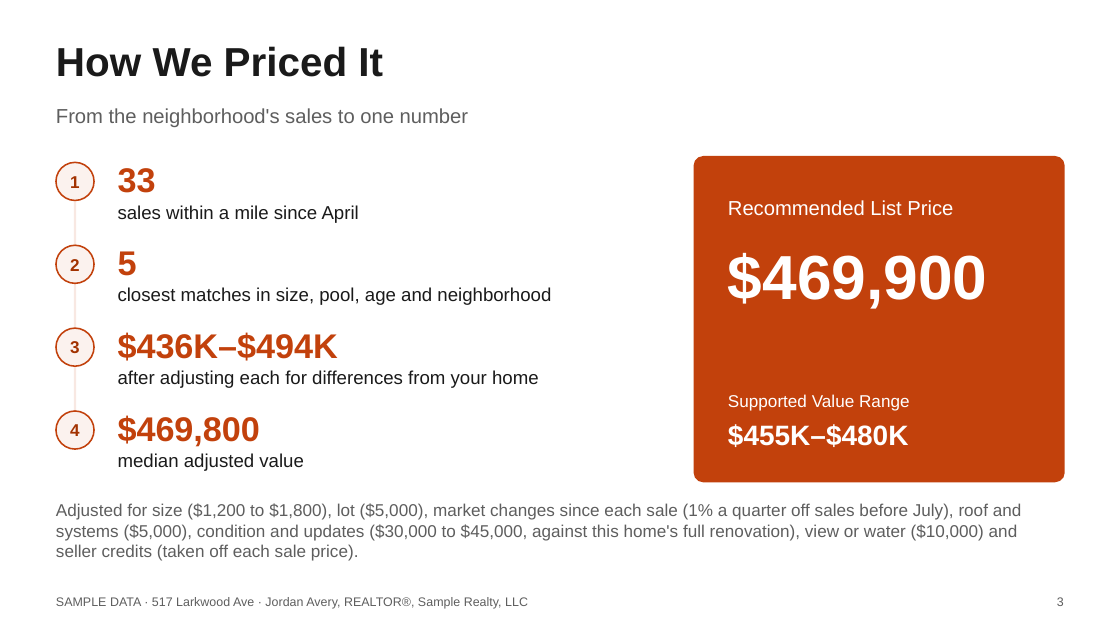
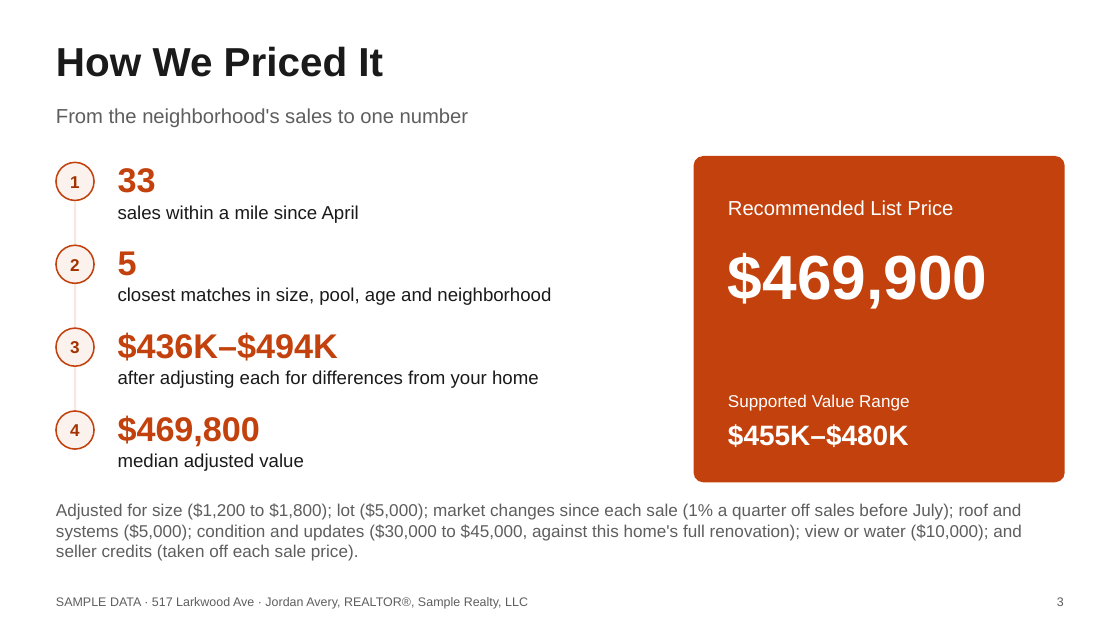
Before and after one commit to axelrivera/real-estate-skills, a slide deck: slide 3 of samples/seller-cma/517-Larkwood-Ave-Listing-Presentation.pptx. Drawn at 1120x630 pixels with LibreOffice and Linux fonts; fonts in the diff are those of the drawing. Boxes give left, top, right and bottom in pixels: in the first picture for what was removed or moved away, otherwise in the second. Text is boxed around its words. In the diff, an @@ line names an element or a change of style, - is before the commit and + after.

```diff
--- a/samples/seller-cma/517-Larkwood-Ave-Listing-Presentation.pptx
+++ b/samples/seller-cma/517-Larkwood-Ave-Listing-Presentation.pptx
@@ text at box(56, 503, 1022, 561): text changed @@
-Adjusted for size ($1,200 to $1,800), lot ($5,000), market changes since each sale (1% a quarter off sales before July), roof and systems ($5,000), condition and updates ($30,000 to $45,000, against this home's full renovation), view or water ($10,000) and seller credits (taken off each sale price).
+Adjusted for size ($1,200 to $1,800); lot ($5,000); market changes since each sale (1% a quarter off sales before July); roof and systems ($5,000); condition and updates ($30,000 to $45,000, against this home's full renovation); view or water ($10,000); and seller credits (taken off each sale price).
```
Also in this commit, not shown: 3 other slides changed, 6 other files.
